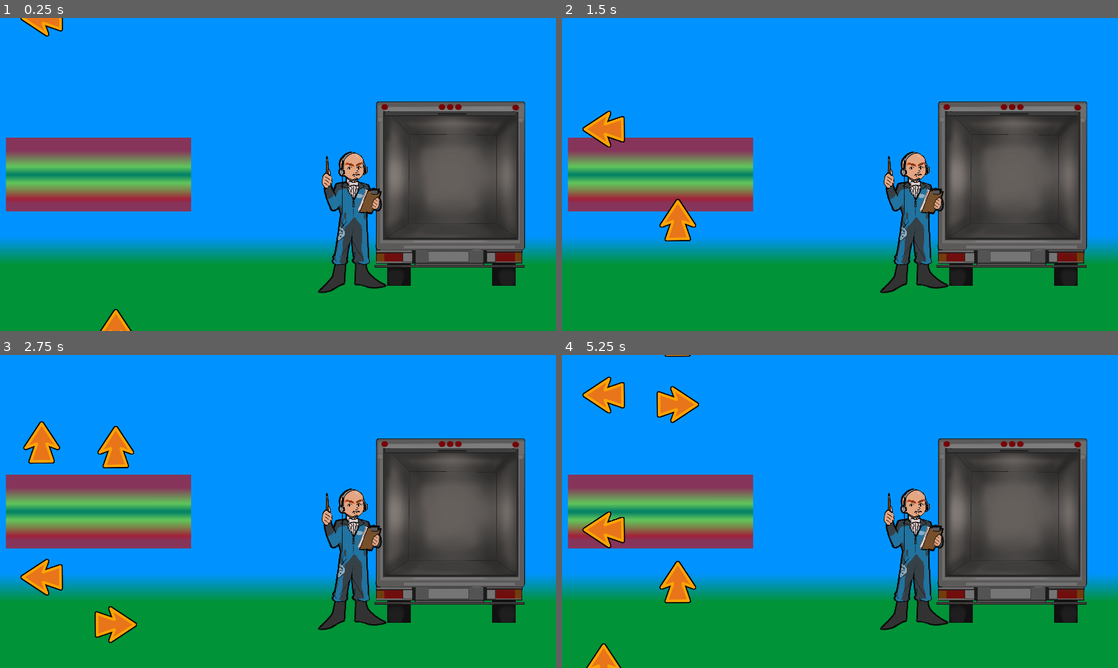
Above: before the commit, frames 1-4 (two rows, left to right).
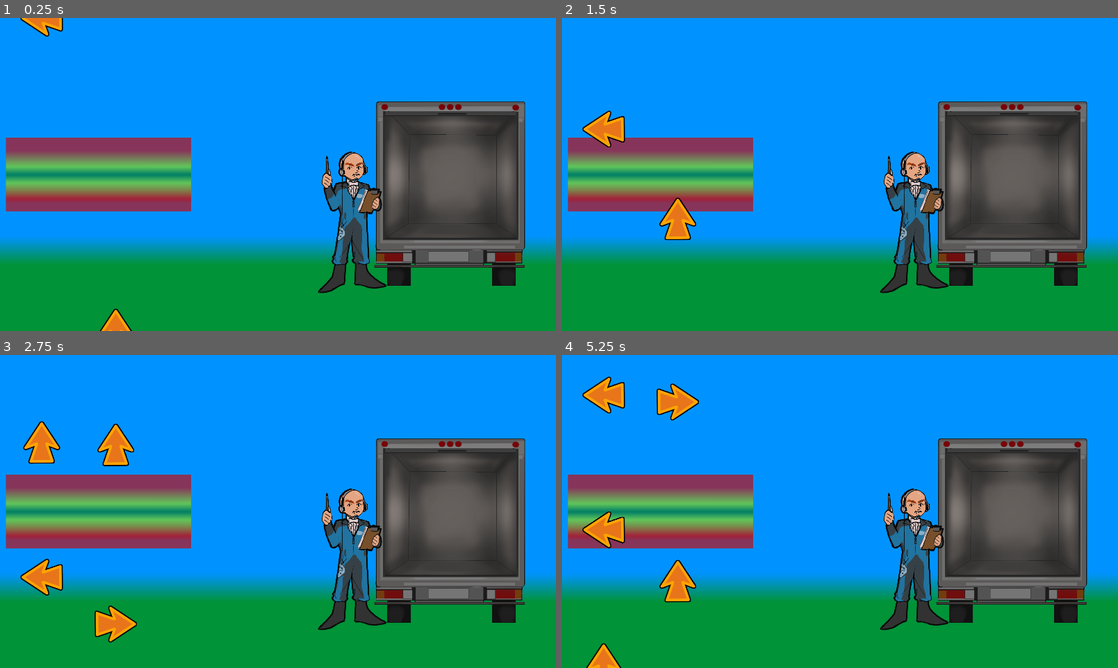
Above: after the commit, the same moments.

Repository: PentaCrunch/PentaCrunch
Game: Godot game, scene res://main_scene.tscn
Same seed, same stepped clock (60 frames per second), same inputs: the game is played once before the commit and once after it.
Inputs:
- Up to frame 1 (0.25 s): no input
- Up to frame 2 (1.5 s): tap Enter at 0.5 s; hold Right 0.53-1.28 s; hold Down from 1.28 s (still down)
- Up to frame 3 (2.75 s): release Down at 2.03 s; hold Right from 2.03 s (still down)
- Up to frame 4 (5.25 s): release Right at 2.78 s; hold Up 2.78-3.53 s; hold Left 3.53-5.03 s; hold Down from 5.03 s (still down)

The runs differ from the first frame. In frame 1, less than 0.1% of the frame differs, in the area x 18-24%, y 92-100%; in frame 2, 0.2%; in frame 3, 0.5%; in frame 4, 0.6%, in the area x 17-25%, y 0-80%.

Commit message:
Backround and timer added

Diff:
--- a/arrow.tscn
+++ b/arrow.tscn
@@ -31,7 +31,7 @@
 "times": PackedFloat32Array(0, 4),
 "transitions": PackedFloat32Array(1, 1),
 "update": 0,
-"values": [Vector2(400, 1148), Vector2(400, -67)]
+"values": [Vector2(400, 1148), Vector2(400, -78)]
 }
 
 [sub_resource type="Animation" id="Animation_rjdmx"]
--- a/main_scene.gd
+++ b/main_scene.gd
@@ -28,6 +28,8 @@
 @onready var feedback_label = $FeedbackLabel
 @onready var percent_label = $PercentLabel
 
+@onready var track = $Track
+
 func _ready():
 	# set label empty
 	feedback_label.text = ""
@@ -36,6 +38,11 @@
 	var arrow_child = get_node("ArrowMechanics")
 	call_arrowsTopDown1(arrow_child)
 	call_arrowsDownTop1(arrow_child)
+	play_track()
+
+func play_track():
+	await get_tree().create_timer(3).timeout
+	track.play()
 
 func call_arrowsTopDown1(arrow_child):
 	if arrow_child:
--- a/main_scene.tscn
+++ b/main_scene.tscn
@@ -6,6 +6,7 @@
 [ext_resource type="PackedScene" uid="uid://by2nexvrd42jr" path="res://ui_1.tscn" id="3_w4b3k"]
 [ext_resource type="Script" path="res://ArrowMechanics.gd" id="6_fpwrq"]
 [ext_resource type="PackedScene" uid="uid://qlepyyv8q0bw" path="res://accuracy_bar.tscn" id="6_shxs8"]
+[ext_resource type="AudioStream" uid="uid://b5oe0kogdrndm" path="res://sounds/lofiDemo.wav" id="7_rdenr"]
 
 [node name="MainScene" type="Node2D"]
 script = ExtResource("1_u7mxa")
@@ -44,3 +45,6 @@
 offset_bottom = 296.0
 theme_override_font_sizes/font_size = 50
 text = "Accuracy 93 %"
+
+[node name="Track" type="AudioStreamPlayer2D" parent="."]
+stream = ExtResource("7_rdenr")
Binary file added: assets/background-v1.png
Not shown, added: assets/background-v1.png.import
Not shown: 1 places in main_scene.tscn that only renumber resources
